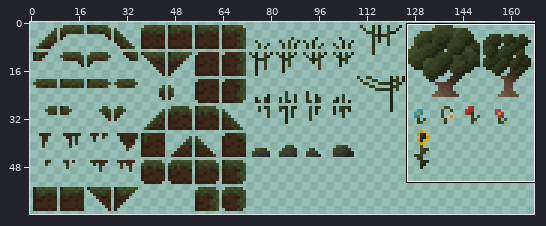
Edited in one commit: sprite sheet (Assets/Sprites/Plain/Plain.png). Above: a wide view before the commit, with the close-up outlined.
Close-up. Before:
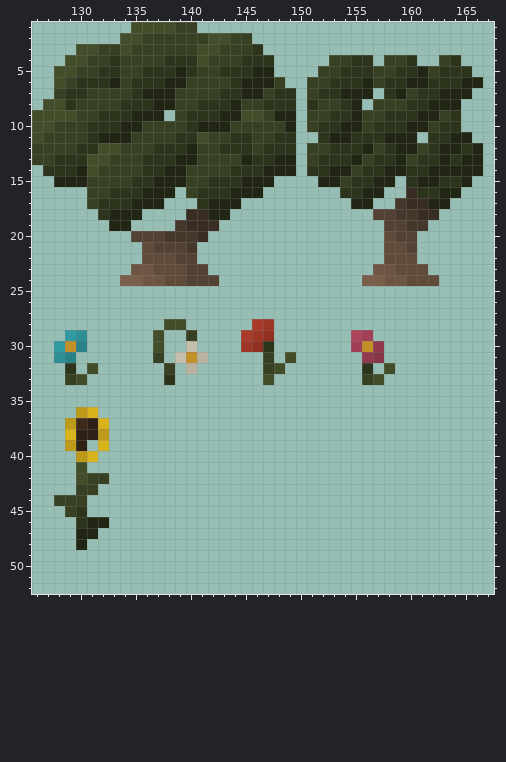
The file is 168x64 pixels. Colours within 5 levels of each other are drawn and written as one. Shown: x 126..167, y 1..52. The commit also changed other parts of the picture, which this record leaves out.
After the commit:
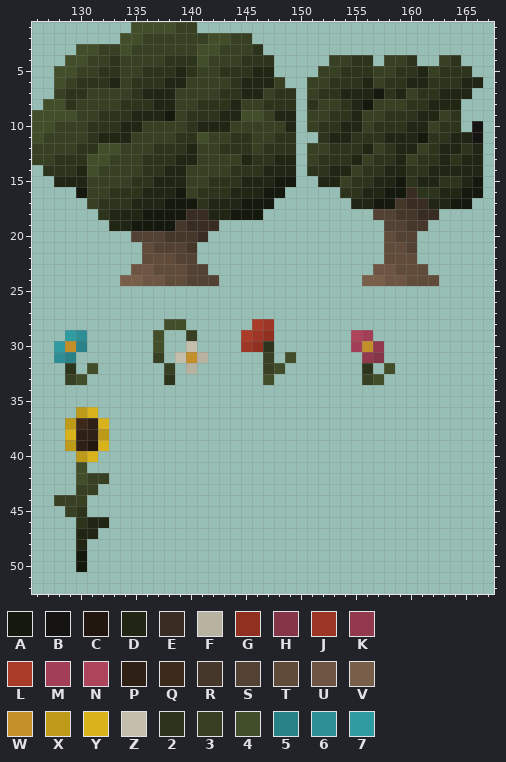
Palette (. is transparent): A #15190d  B #151413  C #22170f  D #212614  E #392d23  F #b8b3a1  G #913020  H #863548  J #9e3625  K #93394e  L #aa3b28  M #a23e55  N #ae435c  P #2f2015  Q #3c291a  R #46372b  S #534134  T #604b3b  U #6e5543  V #795e49  W #c38f28  X #bd9b18  Y #d9b31b  Z #c4bfac  2 #2d341c  3 #374022  4 #424d29  5 #288288  6 #2d8e95  7 #319ba2
Difference:
y 7: x 157 . -> A
y 8: x 156 . -> A
y 9: x 138 . -> A
y 10: x 166 . -> B
y 11: x 161 . -> A; x 166 . -> B
y 15: x 148..149 .. -> AA; x 159 . -> A; x 166 . -> A
y 16: x 130 . -> A; x 139 . -> A; x 147..148 .. -> AA; x 158..159 .. -> AA; x 165..166 .. -> AA
y 17: x 138..140 ... -> AAA; x 145..147 ... -> AAA; x 157..158 .. -> AA; x 164..165 .. -> AA
y 18: x 136..139 .... -> AAAA; x 144..146 ... -> AAA
y 19: x 135..138 .... -> AAAA
y 39: x 131 . -> C
y 49..50: x 130 . -> A
Changed places in both close-ups, as pixel boxes (x1, y1, x2, y2):
added: (362, 88, 483, 209)
added: (164, 110, 175, 121)
added: (230, 176, 296, 220)
added: (76, 187, 87, 198)
added: (131, 187, 197, 231)
added: (87, 440, 98, 451)
added: (76, 550, 87, 572)
